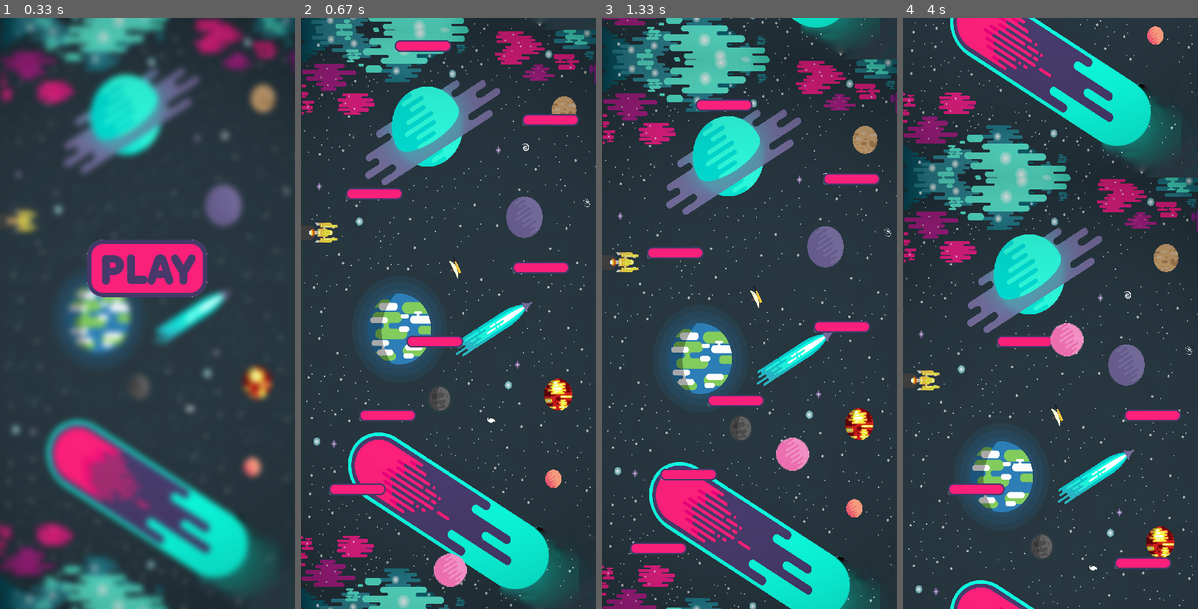
Above: before the commit, frames 1-4 (left to right).
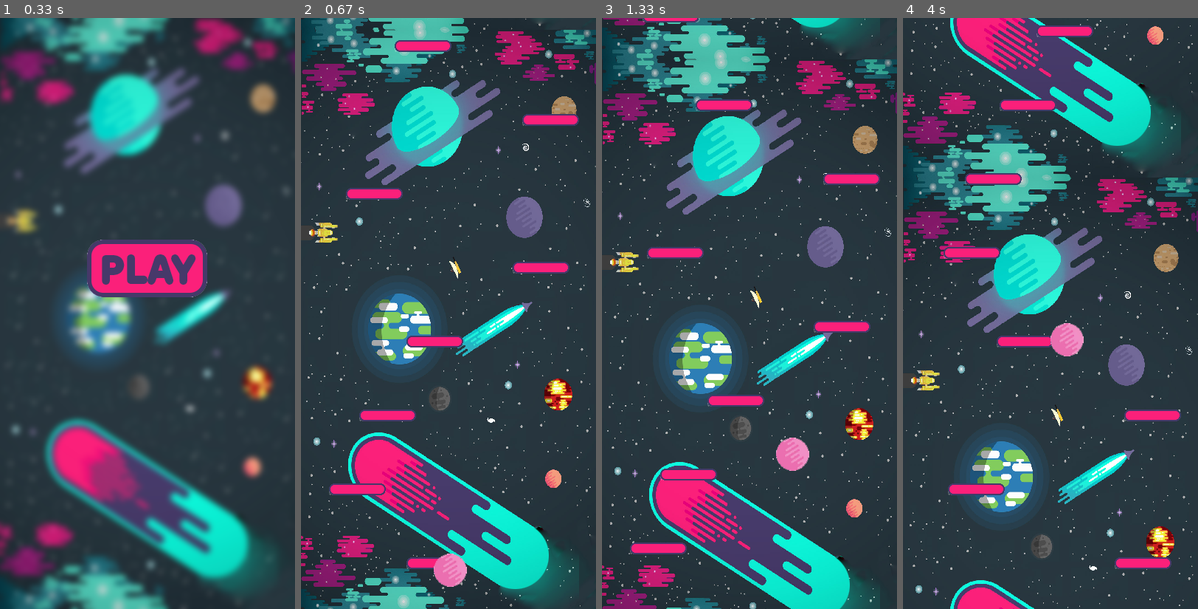
Above: after the commit, the same moments.

Repository: Protocs/pygame-for-kids
Game: pygame game, started from main.py
Same seed, same stepped clock (60 frames per second), same inputs: the game is played once before the commit and once after it.
Inputs (mouse positions are in pixels of both pictures, inside the frame that each line leads up to):
- Up to frame 1 (0.33 s): no input
- Up to frame 2 (0.67 s): click (448, 266) at 0.38 s
- Up to frame 3 (1.33 s): hold Right 0.83-1.3 s; move the mouse to (737, 337) at 0.87 s
- Up to frame 4 (4 s): hold Right 1.33-1.8 s; hold Left 1.83-2.37 s; hold Left 2.4-2.8 s; hold Right 2.83-3.47 s; hold Left 3.5-3.97 s

Frame 1 is identical in both runs. In frame 2, 0.2% of the frame differs, in the area x 35-55%, y 91-94%; in frame 3, 0.1%; in frame 4, 1.5%, in the area x 13-65%, y 1-41%.

Commit message:
Бесконечное появление платформ

Diff:
--- a/pygameforkids/game.py
+++ b/pygameforkids/game.py
@@ -11,7 +11,7 @@
                             [load_image("background.png"), (0, -800)]]
         self.game = True
         self.all_sprites = pygame.sprite.Group()
-        self.platforms = [Platform(self, self.surface, y) for y in range(0, 700, 100)]
+        self.platforms = [Platform(self, self.surface, y) for y in range(0, 800, 100)]
         self.player = Player(self, self.surface)
         self.clock = pygame.time.Clock()
 
--- a/pygameforkids/platform.py
+++ b/pygameforkids/platform.py
@@ -13,4 +13,8 @@
         self.rect.y = y
 
     def update(self):
-        self.rect.y += 2
+        if self.rect.y <= 800:
+            self.rect.y += 2
+        else:
+            self.rect.y = -16
+            self.rect.x = randint(0, 323)
